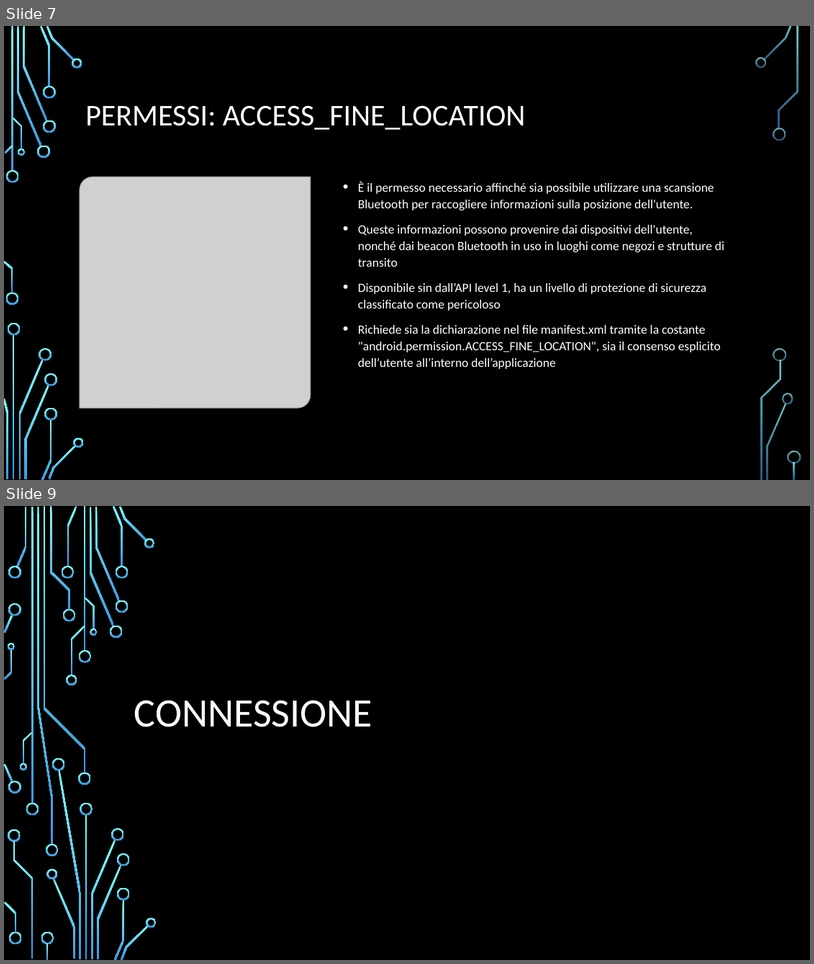
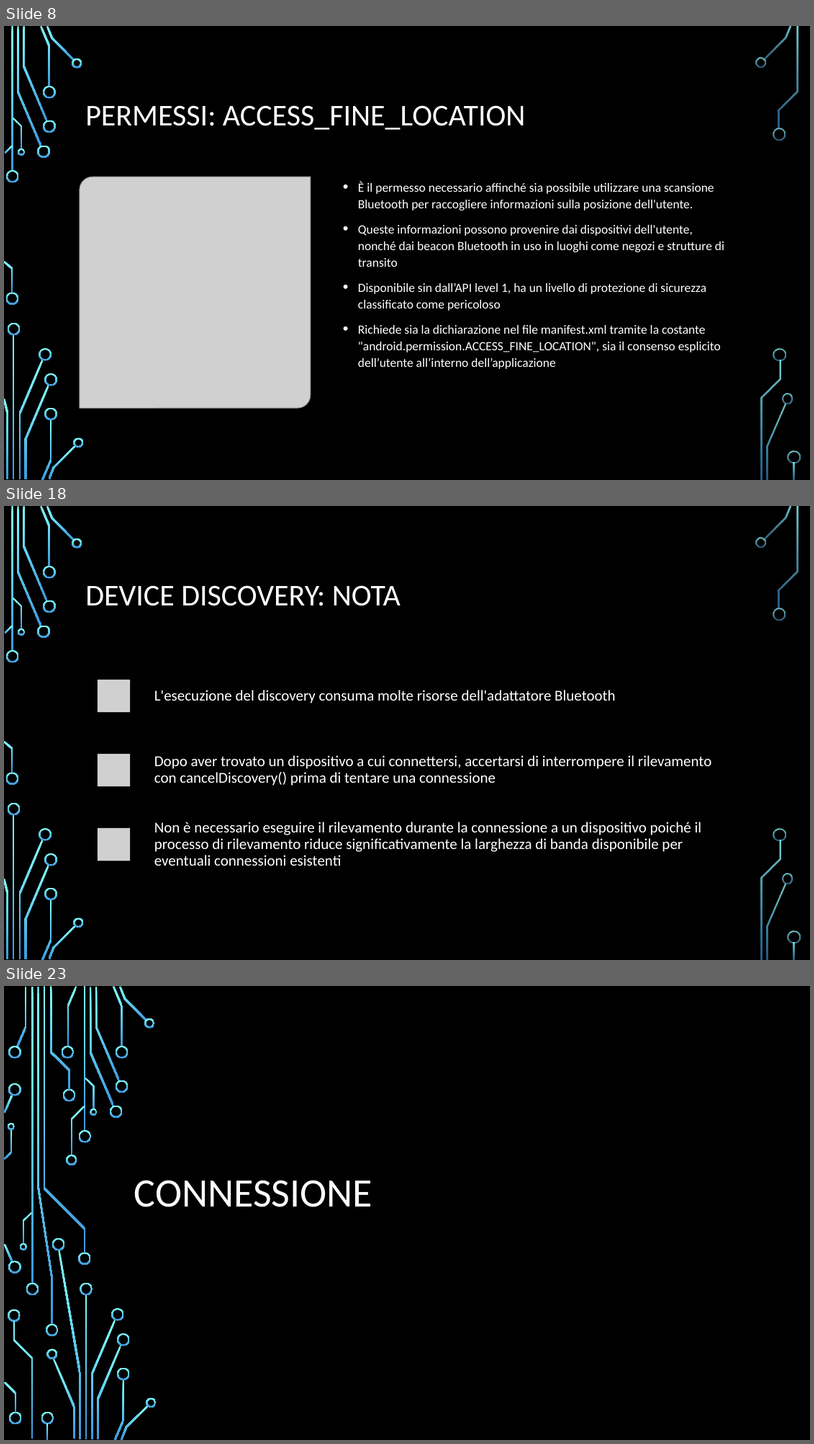
Before and after one commit to FNX-hub/ProgettoMP, a slide deck: Bluetooth.pptx. Shown one above the other, each under a label of ours: slides 7 and 9 before the commit, slides 8, 18 and 23 after it; the slides between them are not shown. The pictures are 814x964 and 814x1444 pixels, drawn with LibreOffice and Linux fonts; fonts in the diff are those of the drawing; grey boxes stand for pictures; background and template pictures are left out. Boxes give left, top, right and bottom in pixels: in the first picture for what was removed or moved away, otherwise in the second. Text is boxed around its words. In the diff, an @@ line names an element or a change of style, - is before the commit and + after.

```diff
--- a/Bluetooth.pptx
+++ b/Bluetooth.pptx
@@ slide 18 added at <box>4,506,810,960</box>, background picture (left out); not listed: 36 template elements that a slide beside it also shows @@
@@ title added at <box>85,585,401,606</box>, 36 pt, text #FFFFFF @@
+DEVICE DISCOVERY: NOTA
@@ group added at <box>80,667,735,874</box>: 3 rounded rectangles, 3 pictures, 3 texts @@
+L'esecuzione del discovery consuma molte risorse dell'adattatore Bluetooth
+Dopo aver trovato un dispositivo a cui connettersi, accertarsi di interrompere il rilevamento con cancelDiscovery() prima di tentare una connessione
+Non è necessario eseguire il rilevamento durante la connessione a un dispositivo poiché il processo di rilevamento riduce significativamente la larghezza di banda disponibile per eventuali connessioni esistenti
@@ what was slide 7 is now slide 8 @@
@@ what was slide 9 is now slide 23 @@
```
Also in this commit, not shown: 7 slides changed, 13 other slides added, 1 slide removed.
